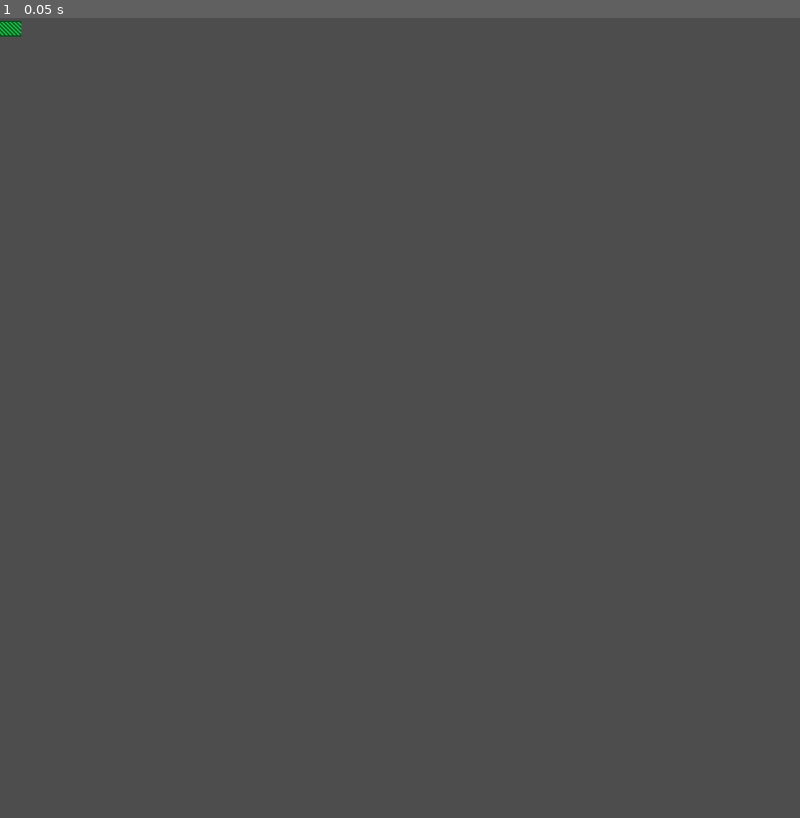
Above: before the commit, frame 1.
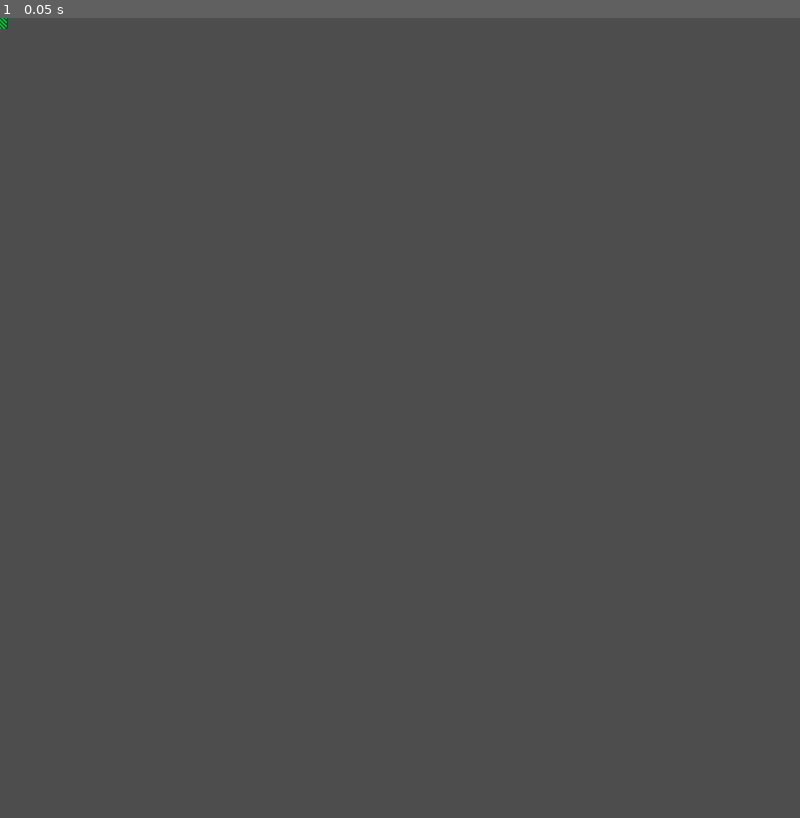
Above: after the commit, the same moment.

Repository: SzyneQ23/Projekt-Snake-Slitherio-PWiR
Game: Godot game, scene res://scenes/snake_segment.tscn
Same seed, same stepped clock (60 frames per second), same inputs: the game is played once before the commit and once after it. This scene is started directly instead of the project's main scene.
Inputs:
- Up to frame 1 (0.05 s): no input

The runs differ from the first frame. In frame 1, less than 0.1% of the frame differs, in the area x 0-3%, y 0-3%.

Commit message:
Snake rotation and generation on player1 only, snake elongation

Diff:
--- a/client/scenes/snake_segment.tscn
+++ b/client/scenes/snake_segment.tscn
@@ -1,9 +1,183 @@
 [gd_scene format=3 uid="uid://comy6o46nsrfg"]
 
 [ext_resource type="Texture2D" uid="uid://remhsqkyhrr8" path="res://assets/Grafika_bez_nazwy 5.png" id="1_1sg3p"]
+[ext_resource type="Texture2D" uid="uid://dqgigafm1kb8m" path="res://assets/Grafika_bez_nazwy.png" id="1_7ny8m"]
+[ext_resource type="Texture2D" uid="uid://d05ynetsfndfm" path="res://assets/Grafika_bez_nazwy 6.png" id="3_wdyqj"]
+[ext_resource type="Texture2D" uid="uid://di8gan06jp5n3" path="res://assets/Grafika_bez_nazwy 1.png" id="4_43rbr"]
+[ext_resource type="Texture2D" uid="uid://cuiriqbo0ypl" path="res://assets/Naroznik_2 1.png" id="5_8gqko"]
+[ext_resource type="Texture2D" uid="uid://c411lmibjve0j" path="res://assets/Naroznik_1.png" id="6_x8x5d"]
+[ext_resource type="Texture2D" uid="uid://bqt3s5xr4bmnm" path="res://assets/Naroznik_1 3.png" id="7_4p645"]
+[ext_resource type="Texture2D" uid="uid://cfp3yf8d1svau" path="res://assets/Naroznik_2 3.png" id="8_f8077"]
+[ext_resource type="Texture2D" uid="uid://cv3u0yw60wqru" path="res://assets/Naroznik_2.png" id="9_r1xau"]
+[ext_resource type="Texture2D" uid="uid://bq74ihveh1s7r" path="res://assets/Naroznik_1 1.png" id="10_nrvw1"]
+[ext_resource type="Texture2D" uid="uid://cxe1hxkxha8f0" path="res://assets/Naroznik_1 2.png" id="11_lknij"]
+[ext_resource type="Texture2D" uid="uid://4vx44gyr78wi" path="res://assets/Naroznik_2 2.png" id="12_odlxw"]
+
+[sub_resource type="SpriteFrames" id="SpriteFrames_pou51"]
+animations = [{
+"frames": [{
+"duration": 1.0,
+"texture": ExtResource("1_7ny8m")
+}],
+"loop": true,
+"name": &"body_A",
+"speed": 0.0
+}, {
+"frames": [{
+"duration": 1.0,
+"texture": ExtResource("1_1sg3p")
+}],
+"loop": true,
+"name": &"body_B",
+"speed": 0.0
+}, {
+"frames": [{
+"duration": 1.0,
+"texture": ExtResource("3_wdyqj")
+}],
+"loop": true,
+"name": &"tail_A",
+"speed": 0.0
+}, {
+"frames": [{
+"duration": 1.0,
+"texture": ExtResource("4_43rbr")
+}],
+"loop": true,
+"name": &"tail_B",
+"speed": 0.0
+}, {
+"frames": [{
+"duration": 1.0,
+"texture": ExtResource("5_8gqko")
+}],
+"loop": true,
+"name": &"turn_A_down_to_left",
+"speed": 0.0
+}, {
+"frames": [{
+"duration": 1.0,
+"texture": ExtResource("6_x8x5d")
+}],
+"loop": true,
+"name": &"turn_A_down_to_right",
+"speed": 0.0
+}, {
+"frames": [{
+"duration": 1.0,
+"texture": ExtResource("7_4p645")
+}],
+"loop": true,
+"name": &"turn_A_left_to_down",
+"speed": 0.0
+}, {
+"frames": [{
+"duration": 1.0,
+"texture": ExtResource("8_f8077")
+}],
+"loop": true,
+"name": &"turn_A_left_to_up",
+"speed": 0.0
+}, {
+"frames": [{
+"duration": 1.0,
+"texture": ExtResource("9_r1xau")
+}],
+"loop": true,
+"name": &"turn_A_right_to_down",
+"speed": 0.0
+}, {
+"frames": [{
+"duration": 1.0,
+"texture": ExtResource("10_nrvw1")
+}],
+"loop": true,
+"name": &"turn_A_right_to_up",
+"speed": 0.0
+}, {
+"frames": [{
+"duration": 1.0,
+"texture": ExtResource("11_lknij")
+}],
+"loop": true,
+"name": &"turn_A_up_to_left",
+"speed": 0.0
+}, {
+"frames": [{
+"duration": 1.0,
+"texture": ExtResource("12_odlxw")
+}],
+"loop": true,
+"name": &"turn_A_up_to_right",
+"speed": 0.0
+}, {
+"frames": [{
+"duration": 1.0,
+"texture": ExtResource("10_nrvw1")
+}],
+"loop": true,
+"name": &"turn_B_down_to_left",
+"speed": 0.0
+}, {
+"frames": [{
+"duration": 1.0,
+"texture": ExtResource("8_f8077")
+}],
+"loop": true,
+"name": &"turn_B_down_to_right",
+"speed": 0.0
+}, {
+"frames": [{
+"duration": 1.0,
+"texture": ExtResource("12_odlxw")
+}],
+"loop": true,
+"name": &"turn_B_left_to_down",
+"speed": 0.0
+}, {
+"frames": [{
+"duration": 1.0,
+"texture": ExtResource("6_x8x5d")
+}],
+"loop": true,
+"name": &"turn_B_left_to_up",
+"speed": 0.0
+}, {
+"frames": [{
+"duration": 1.0,
+"texture": ExtResource("11_lknij")
+}],
+"loop": true,
+"name": &"turn_B_right_to_down",
+"speed": 0.0
+}, {
+"frames": [{
+"duration": 1.0,
+"texture": ExtResource("5_8gqko")
+}],
+"loop": true,
+"name": &"turn_B_right_to_up",
+"speed": 0.0
+}, {
+"frames": [{
+"duration": 1.0,
+"texture": ExtResource("9_r1xau")
+}],
+"loop": true,
+"name": &"turn_B_up_to_left",
+"speed": 0.0
+}, {
+"frames": [{
+"duration": 1.0,
+"texture": ExtResource("7_4p645")
+}],
+"loop": true,
+"name": &"turn_B_up_to_right",
+"speed": 0.0
+}]
 
 [node name="SnakeSegment" type="Node2D" unique_id=704606195]
 
-[node name="Sprite2D" type="Sprite2D" parent="." unique_id=2632133]
-texture = ExtResource("1_1sg3p")
-centered = false
+[node name="AnimatedSprite2D" type="AnimatedSprite2D" parent="." unique_id=1456577907]
+sprite_frames = SubResource("SpriteFrames_pou51")
+animation = &"turn_B_up_to_left"
--- a/client/scenes/tcp_test.gd
+++ b/client/scenes/tcp_test.gd
@@ -1,6 +1,6 @@
 extends Node2D
 
-@onready var test_player: Sprite2D = $TestPlayer1
+@onready var test_player: AnimatedSprite2D = $TestPlayer1
 @onready var test_player2: Sprite2D = $TestPlayer2
 @onready var connect_button: Button = $UI/ConnectButton
 @onready var tcp_client: TcpClient = TcpClientInstance
@@ -22,6 +22,24 @@
 var active_bonuses: Array[Node2D] = []
 var segment_scene = preload("res://scenes/snake_segment.tscn")
 var player_segments = [[], [], [], [], [], [], [], []]
+
+var last_directions: Array[Vector2i] = [Vector2i(1,0), Vector2i(1,0), Vector2i(1,0), Vector2i(1,0), Vector2i(1,0), Vector2i(1,0), Vector2i(1,0), Vector2i(1,0)]
+var local_player_index: int = -1
+
+
+func get_segment_type(index: int) -> int:
+	return index % 2
+
+func get_turn_name(v_in: Vector2i, v_out: Vector2i) -> String:
+	if v_in.x == 1 and v_out.y == -1: return "right_to_up"
+	if v_in.x == 1 and v_out.y == 1: return "right_to_down"
+	if v_in.x == -1 and v_out.y == -1: return "left_to_up"
+	if v_in.x == -1 and v_out.y == 1: return "left_to_down"
+	if v_in.y == -1 and v_out.x == 1: return "up_to_right"
+	if v_in.y == -1 and v_out.x == -1: return "up_to_left"
+	if v_in.y == 1 and v_out.x == 1: return "down_to_right"
+	if v_in.y == 1 and v_out.x == -1: return "down_to_left"
+	return "straight"
 
 func _ready() -> void:
 	for player_node in player_nodes:
@@ -56,23 +74,38 @@
 
 
 func _process(delta: float) -> void:
-	# Get player input and send an input event packet to the server
 	var input_packet: NetworkPacket.InputEventPacket = null
+	var next_dir = Vector2i.ZERO
+
 	if Input.is_action_just_pressed("ui_left"):
 		input_packet = NetworkPacket.InputEventPacket.new(NetworkPacket.InputType.Left)
+		next_dir = Vector2i(-1, 0)
 	elif Input.is_action_just_pressed("ui_right"):
 		input_packet = NetworkPacket.InputEventPacket.new(NetworkPacket.InputType.Right)
+		next_dir = Vector2i(1, 0)
 	elif Input.is_action_just_pressed("ui_up"):
 		input_packet = NetworkPacket.InputEventPacket.new(NetworkPacket.InputType.Up)
+		next_dir = Vector2i(0, -1)
 	elif Input.is_action_just_pressed("ui_down"):
 		input_packet = NetworkPacket.InputEventPacket.new(NetworkPacket.InputType.Down)
+		next_dir = Vector2i(0, 1)
 
 	if input_packet != null:
 		TcpClientInstance.send_packet(input_packet)
+		if local_player_index >= 0 and local_player_index < len(player_nodes):
+			var current_dir = last_directions[local_player_index]
+			var head = player_nodes[local_player_index] as AnimatedSprite2D
+
+			if head and next_dir != Vector2i.ZERO and next_dir != current_dir:
+				var cross = current_dir.x * next_dir.y - current_dir.y * next_dir.x
+				if cross == -1: head.play("head_turn_left")
+				else: head.play("head_turn_right")
+				head.rotation = get_rotation_for_dir(current_dir)
 
 
 func _on_packet_received(packet: NetworkPacket.GameDataPacket):
 	$UI/PlayerIDLabel.text = "Player %d" % (packet.current_player_id + 1)
+	local_player_index = packet.current_player_id
 
 	if packet.board_width != current_board_w or packet.board_height != current_board_h:
 		current_board_w = packet.board_width
@@ -92,10 +125,17 @@
 
 		if not player_nodes[i].visible:
 			player_nodes[i].show()
-		player_nodes[i].position = p_data.positions[0] * 32
+
+		player_nodes[i].position = (p_data.positions[0] * 32) + Vector2i(16, 16)
+		player_nodes[i].z_index = 5
+
+		var head = player_nodes[i] as AnimatedSprite2D
+		if head:
+			head.play("head_straight")
+			head.rotation = get_rotation_for_dir(p_data.direction)
+			last_directions[i] = p_data.direction
 
 		var body_length = p_data.length - 1
-
 		while len(segments_array) < body_length:
 			var new_seg = segment_scene.instantiate()
 			new_seg.z_index = 4
@@ -105,7 +145,36 @@
 		for j in range(len(segments_array)):
 			if j < body_length:
 				segments_array[j].show()
-				segments_array[j].position = p_data.positions[j + 1] * 32
+				segments_array[j].position = (p_data.positions[j + 1] * 32) + Vector2i(16, 16)
+
+				var seg_sprite = segments_array[j].get_node("AnimatedSprite2D")
+				if seg_sprite:
+					var type_suffix = "_A" if j % 2 == 0 else "_B"
+
+					var pos_next = p_data.positions[j]
+					var pos_curr = p_data.positions[j + 1]
+
+					if j == body_length - 1:
+						seg_sprite.play("tail" + type_suffix)
+						var vec_to_head = pos_next - pos_curr
+
+						var search_idx = j
+						while vec_to_head == Vector2i.ZERO and search_idx > 0:
+							search_idx -= 1
+							vec_to_head = p_data.positions[search_idx] - p_data.positions[search_idx + 1]
+						seg_sprite.rotation = get_rotation_for_dir(vec_to_head)
+					else:
+						var pos_prev = p_data.positions[j + 2]
+
+						var vec_in = pos_curr - pos_prev
+						var vec_out = pos_next - pos_curr
+
+						if vec_in != vec_out:
+							seg_sprite.rotation = 0
+							seg_sprite.play("turn" + type_suffix + "_" + get_turn_name(vec_in, vec_out))
+						else:
+							seg_sprite.rotation = get_rotation_for_dir(vec_out)
+							seg_sprite.play("body" + type_suffix)
 			else:
 				segments_array[j].hide()
 
@@ -187,3 +256,10 @@
 					tm.set_cell(Vector2i(x, y), podloga_a_source, podloga_a_atlas)
 				else:
 					tm.set_cell(Vector2i(x, y), podloga_b_source, podloga_b_atlas)
+
+func get_rotation_for_dir(vec: Vector2i) -> float:
+	if vec == Vector2i(1, 0): return 0.0          # W prawo (brak obrotu)
+	if vec == Vector2i(-1, 0): return PI          # W lewo (obrót o 180 stopni)
+	if vec == Vector2i(0, -1): return -PI / 2.0   # W górę (obrót o -90 stopni)
+	if vec == Vector2i(0, 1): return PI / 2.0     # W dół (obrót o 90 stopni)
+	return 0.0
--- a/client/scenes/tcp_test.tscn
+++ b/client/scenes/tcp_test.tscn
@@ -1,8 +1,11 @@
 [gd_scene format=3 uid="uid://dhfd22yok5bdl"]
 
 [ext_resource type="Script" uid="uid://dqaspabfyrcjo" path="res://scenes/tcp_test.gd" id="1_m2txu"]
+[ext_resource type="Texture2D" uid="uid://dfjxlqqa6j35w" path="res://assets/Grafika_bez_nazwy 4.png" id="2_daxcd"]
 [ext_resource type="Texture2D" uid="uid://bayd65jdva7e8" path="res://assets/Mur_Dol.png" id="3_lakwm"]
+[ext_resource type="Texture2D" uid="uid://dafrada50vlr0" path="res://assets/Grafika_bez_nazwy 3.png" id="3_sgbnt"]
 [ext_resource type="Texture2D" uid="uid://dwxpkyuyq0axa" path="res://assets/snake.jpg" id="3_txiec"]
+[ext_resource type="Texture2D" uid="uid://b27rxttvo7yvs" path="res://assets/Grafika_bez_nazwy 2.png" id="4_chght"]
 [ext_resource type="Texture2D" uid="uid://c6mtetg2re4lv" path="res://assets/Mur_Gora.png" id="4_q0kb5"]
 [ext_resource type="Texture2D" uid="uid://cia14kdr36tfh" path="res://assets/Mur_Lewo.png" id="5_bjufg"]
 [ext_resource type="Texture2D" uid="uid://kuax4u0d33xb" path="res://assets/Mur_Prawo.png" id="6_daxcd"]
@@ -12,6 +15,33 @@
 [ext_resource type="Texture2D" uid="uid://dq7knvrcyumoh" path="res://assets/Naroznik_Prawy_Gorny.png" id="10_lghs7"]
 [ext_resource type="Texture2D" uid="uid://dven67apge6wa" path="res://assets/Podloga_1.png" id="11_6wlcr"]
 [ext_resource type="Texture2D" uid="uid://bxpelkr2lbp0g" path="res://assets/Podloga_2.png" id="12_xejdl"]
+
+[sub_resource type="SpriteFrames" id="SpriteFrames_r72fd"]
+animations = [{
+"frames": [{
+"duration": 1.0,
+"texture": ExtResource("2_daxcd")
+}],
+"loop": true,
+"name": &"head_straight",
+"speed": 0.0
+}, {
+"frames": [{
+"duration": 1.0,
+"texture": ExtResource("3_sgbnt")
+}],
+"loop": true,
+"name": &"head_turn_left",
+"speed": 0.0
+}, {
+"frames": [{
+"duration": 1.0,
+"texture": ExtResource("4_chght")
+}],
+"loop": true,
+"name": &"head_turn_right",
+"speed": 0.0
+}]
 
 [sub_resource type="TileSetAtlasSource" id="TileSetAtlasSource_lakwm"]
 texture = ExtResource("3_lakwm")
@@ -79,11 +109,13 @@
 [node name="TCP Test" type="Node2D" unique_id=1033222761]
 script = ExtResource("1_m2txu")
 
-[node name="TestPlayer1" type="Sprite2D" parent="." unique_id=1035283911]
-scale = Vector2(0.08911134, 0.08911134)
-texture = ExtResource("3_txiec")
+[node name="TestPlayer1" type="AnimatedSprite2D" parent="." unique_id=696078384]
+rotation = 1.5707964
+sprite_frames = SubResource("SpriteFrames_r72fd")
+animation = &"head_turn_right"
 
 [node name="Label" type="Label" parent="TestPlayer1" unique_id=348901969]
+visible = false
 offset_left = 538.652
 offset_top = -774.3122
 offset_right = 548.652
Binary file changed: client/assets/Grafika_bez_nazwy 1.png
Binary file changed: client/assets/Grafika_bez_nazwy 2.png
Binary file changed: client/assets/Grafika_bez_nazwy 3.png
Binary file changed: client/assets/Grafika_bez_nazwy 4.png
Binary file changed: client/assets/Grafika_bez_nazwy 6.png
Binary file added: client/assets/Naroznik_1 1.png
Not shown, added: client/assets/Naroznik_1 1.png.import
Binary file added: client/assets/Naroznik_1 2.png
Not shown, added: client/assets/Naroznik_1 2.png.import
Binary file added: client/assets/Naroznik_1 3.png
Not shown, added: client/assets/Naroznik_1 3.png.import
Binary file added: client/assets/Naroznik_1.png
(and 11 more such lines)
